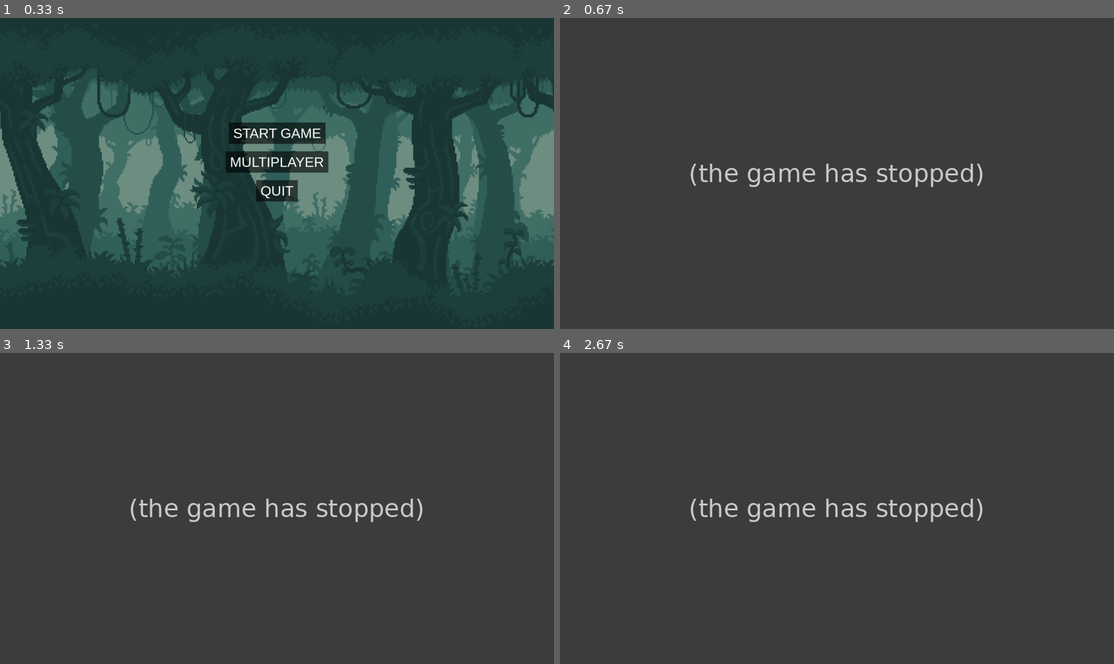
Above: before the commit, frames 1-4 (two rows, left to right).
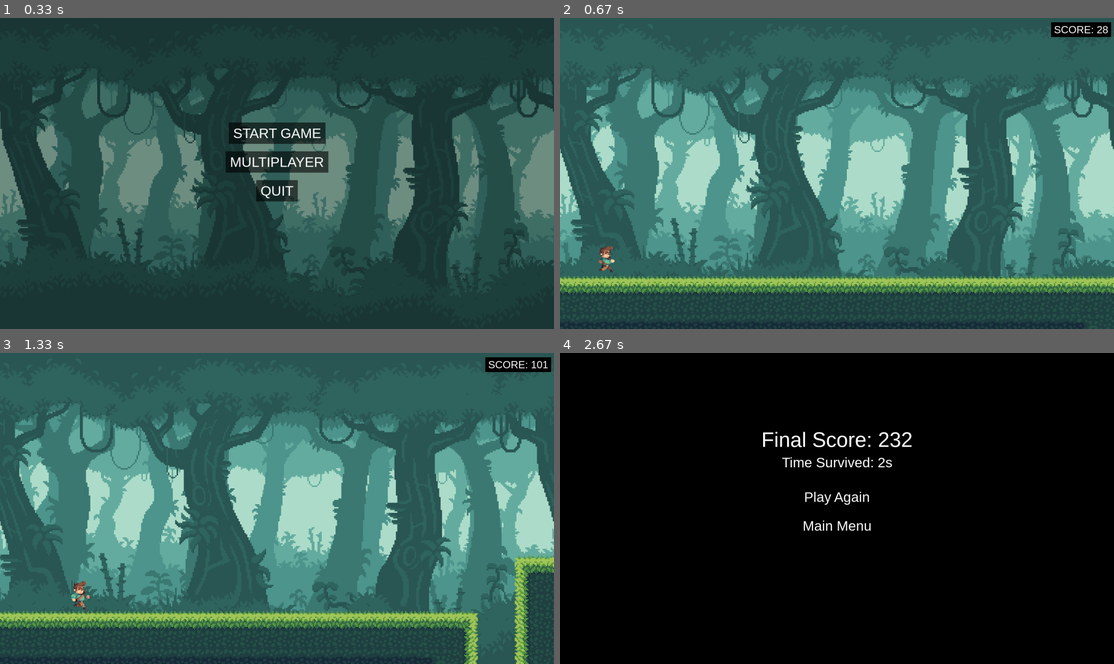
Above: after the commit, the same moments.

Repository: PyroJet1/Pygame-Multiplayer-Endless-Scroller
Game: pygame game, started from __main__.py
Same seed, same stepped clock (60 frames per second), same inputs: the game is played once before the commit and once after it.
Inputs:
- Up to frame 1 (0.33 s): no input
- Up to frame 2 (0.67 s): click "START GAME" at 0.38 s
- Up to frame 3 (1.33 s): hold D 0.67-1.13 s; hold D from 1.17 s (still down)
- Up to frame 4 (2.67 s): release D at 1.63 s; hold A 1.67-2.2 s; hold A 2.23-2.63 s

Frame 1 is identical in both runs. In frame 2, 98% of the frame differs, in the area x 0-100%, y 0-100%; in frame 3, 98%; in frame 4, 100%.
Error before the commit: AttributeError: 'int' object has no attribute 'GROUND_SPEED' (tile.py line 12); the game stopped at 0.4 s (later frames are placeholders)

Commit message:
fixed tile things

Diff:
--- a/tile.py
+++ b/tile.py
@@ -1,15 +1,14 @@
 import pygame, csv, os
 
 class Tile(pygame.sprite.Sprite):
-    def __init__(self, image, x, y, world):
+    def __init__(self, image, x, y, speed):
         super().__init__()
         self.image = image
         self.rect = self.image.get_rect(topleft=(x, y))
-        self.speed = 0.0
-        self.world = world
+        self.speed = speed
+
 
     def update(self, *args):
-        self.rect.x -= self.world.GROUND_SPEED
-        self.speed = self.world.GROUND_SPEED
+        self.rect.x -= self.speed
         if self.rect.right < 0:
             self.kill()
